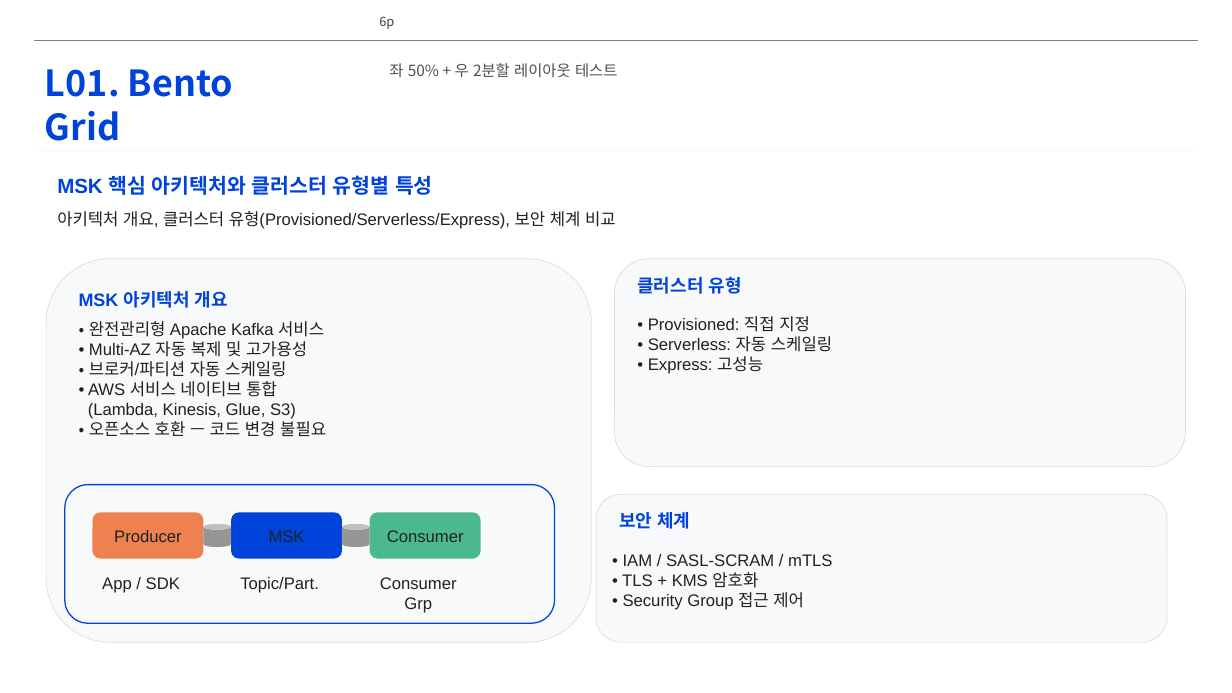
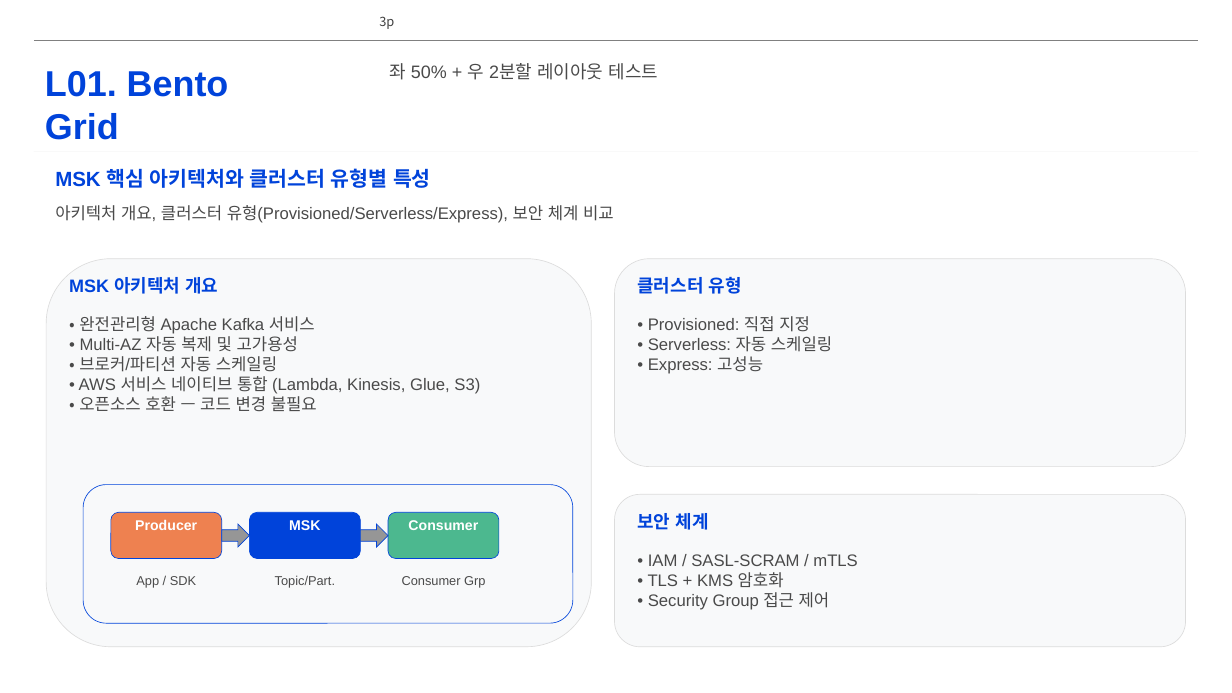
Before and after one commit to lhs6395-hslee/project-steer, a slide deck: slide 3 of results/pptx/AWS_MSK_Expert_Intro.pptx (slide 6 before the commit). Drawn at 1232x693 pixels with LibreOffice and Linux fonts; fonts in the diff are those of the drawing; background and template pictures are left out. Boxes give left, top, right and bottom in pixels: in the first picture for what was removed or moved away, otherwise in the second. Text is boxed around its words. In the diff, an @@ line names an element or a change of style, - is before the commit and + after.

```diff
--- a/results/pptx/AWS_MSK_Expert_Intro.pptx
+++ b/results/pptx/AWS_MSK_Expert_Intro.pptx
@@ page number at <box>379,16,394,29</box>: text changed @@
-6p
+3p
@@ text "좌 50% + 우 2분할 ..." at <box>389,63,659,80</box>: size 12 to 14 pt, font Noto Sans CJK KR to Arial, text colour #505050 to #4A4A4A @@
@@ text at <box>45,71,229,140</box>: text changed; font Noto Sans CJK KR to Arial @@
-L01. Bento Grid
+L01. Bento
+Grid
@@ text "MSK 핵심 아키텍처와 클러스터 유형별 ...": place and size @@
-text "MSK 핵심 아키텍처와 클러스터 유형별 ..." at <box>57,175,433,195</box>
+text "MSK 핵심 아키텍처와 클러스터 유형별 ..." at <box>55,168,431,188</box>
@@ rounded rectangle: place and size @@
-rounded rectangle at <box>46,259,592,642</box>
+rounded rectangle at <box>46,259,592,647</box>
@@ text "MSK 아키텍처 개요": place and size @@
-text "MSK 아키텍처 개요" at <box>79,291,228,308</box>
+text "MSK 아키텍처 개요" at <box>69,277,218,294</box>
@@ text at <box>79,316,317,411</box>: text colour #212121 to #4A4A4A in "• 완전관리형 Apache Kafka 서비스", "• Multi-AZ 자동 복제 및 고가용성", "• 브로커/파티션 자동 스케일링", "• 오픈소스 호환 — 코드 변경 불필요" @@
@@ text at <box>79,376,480,394</box>: text changed; text colour #212121 to #4A4A4A @@
-• AWS 서비스 네이티브 통합
-(Lambda, Kinesis, Glue, S3)
+• AWS 서비스 네이티브 통합 (Lambda, Kinesis, Glue, S3)
@@ rounded rectangle at <box>83,485,573,624</box>: outline #0043DA 1 pt to #0043DA 0.5 pt @@
@@ rounded rectangle: place and size @@
-rounded rectangle at <box>596,494,1167,642</box>
+rounded rectangle at <box>615,494,1186,647</box>
@@ text "보안 체계" at <box>637,513,709,530</box>: font Calibri to Arial @@
@@ cylinder removed at <box>203,524,231,547</box> @@
@@ right arrow added at <box>222,524,250,547</box>, fill #969696, outline #0043DA 0.5 pt @@
@@ cylinder removed at <box>342,524,370,547</box> @@
@@ right arrow added at <box>360,524,388,547</box>, fill #969696, outline #0043DA 0.5 pt @@
@@ 4 texts, 4 rounded rectangles: place and size @@
-4 texts, 4 rounded rectangles at <box>65,485,690,624</box>
+4 texts, 4 rounded rectangles at <box>83,485,709,624</box>
@@ size 13 to 11 pt, text colour #212121 to #FFFFFF, bold on; vertical alignment middle to top in 3 elements at <box>135,520,197,530</box>, <box>289,520,320,530</box>, <box>408,520,478,530</box> @@
@@ outline none to #0043DA 0.5 pt in 3 elements at <box>250,512,360,558</box>, <box>111,512,222,558</box>, <box>388,512,499,558</box> @@
@@ 3 texts: place and size @@
-3 texts at <box>102,577,457,613</box>
+3 texts at <box>136,575,485,588</box>
@@ size 13 to 10 pt, text colour #212121 to #4A4A4A in 3 elements at <box>136,576,196,588</box>, <box>275,575,335,588</box>, <box>402,576,485,588</box> @@
@@ text colour #212121 to #4A4A4A in 3 elements at <box>648,316,832,374</box>, <box>55,205,614,223</box>, <box>648,554,857,610</box> @@
@@ text "• IAM / SASL-SCRAM / ...": place and size @@
-text "• IAM / SASL-SCRAM / ..." at <box>622,554,832,610</box>
+text "• IAM / SASL-SCRAM / ..." at <box>648,554,857,610</box>
```
Also in this commit, not shown: 7 other slides changed, 3 slides removed, 2 other files.
